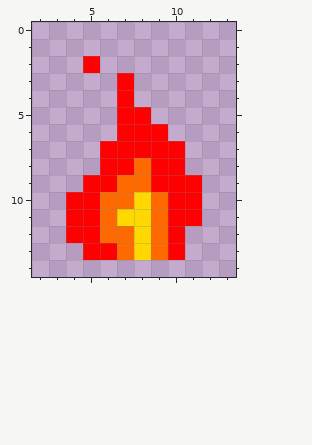
A pixel-art sprite gets an edit: games/plachemy/assets/fire.png. Above, as it was before the edit.
The file is 16x16 pixels. Colours within 5 levels of each other are drawn and written as one. Shown: x 2..13, y 0..14.
After the commit:
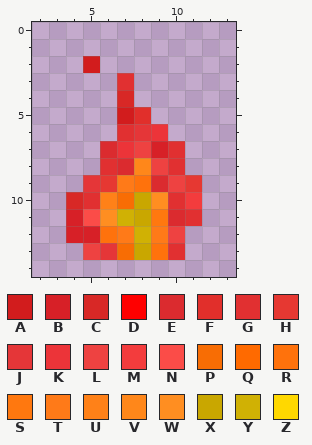
Palette (. is transparent): A #d21c1d  B #d72027  C #d82826  D #ff0000  E #db2b2f  F #e12f2b  G #e13031  H #e63832  J #e53638  K #ec3439  L #ee4241  M #f33c3d  N #fb4c48  P #f86d04  Q #ff6a00  R #ff720c  S #ff780f  T #ff7a18  U #ff8118  V #ff871a  W #ff8e21  X #c9a700  Y #d0b104  Z #ffd800
Message: slight alterations to fire and water
Difference:
Changed rows in their new state; - is an unchanged pixel.
first column x 4:
 2 -A------
 3 ---G----
 4 ---C----
 5 ---AF---
 6 ---GJK--
 7 --EKLBG-
 8 --GEVLG-
 9 -JHTRELH
10 CGUPXWGM
11 BNWYXSEG
12 BBRTYTL-
13 -LJPXRG-
